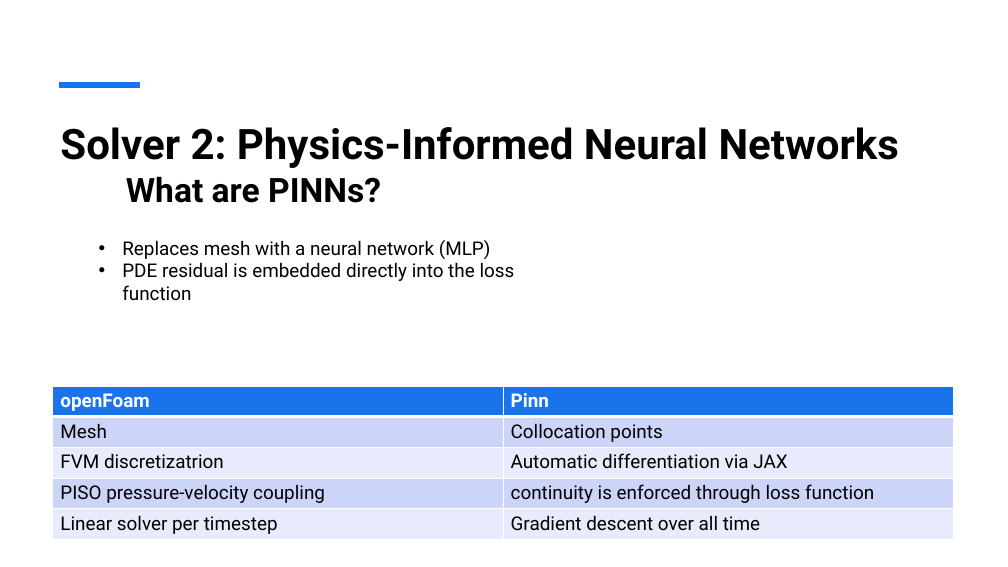
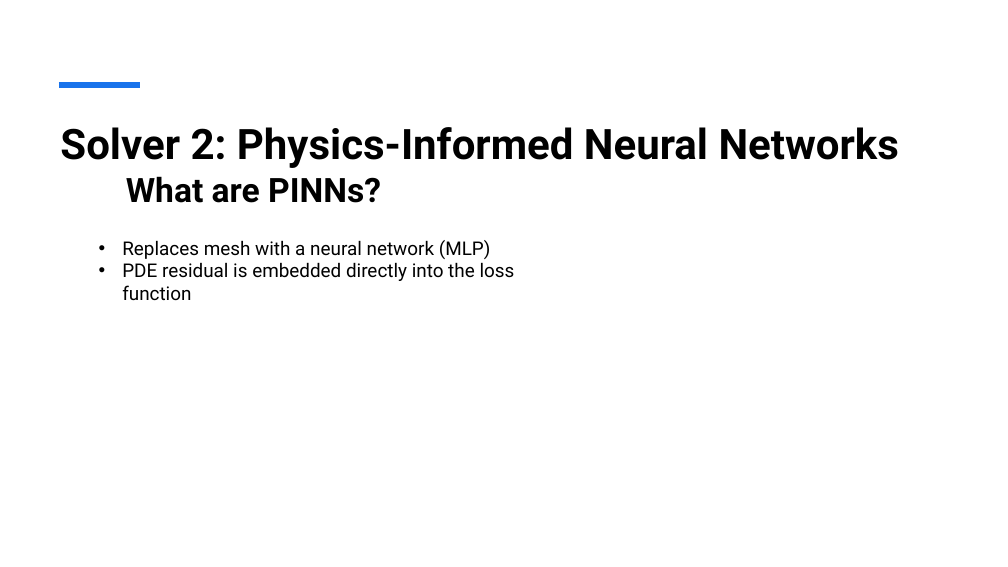
Before and after one commit to henrikhaug1/MEK4470, a slide deck: slide 6 of Presentation1.pptx. Drawn at 1008x567 pixels with LibreOffice and Linux fonts; fonts in the diff are those of the drawing. Boxes give left, top, right and bottom in pixels: in the first picture for what was removed or moved away, otherwise in the second. Text is boxed around its words. In the diff, an @@ line names an element or a change of style, - is before the commit and + after.

```diff
--- a/Presentation1.pptx
+++ b/Presentation1.pptx
@@ table removed at box(53, 386, 954, 540), 5 rows, 2 columns @@
-openFoam | Pinn
-Mesh | Collocation points
-FVM discretizatrion | Automatic differentiation via JAX
-PISO pressure-velocity coupling | continuity is enforced through loss function
-Linear solver per timestep | Gradient descent over all time
```
Also in this commit, not shown: 6 other slides changed, 7 slides added, 5 slides removed, 18 other files.
